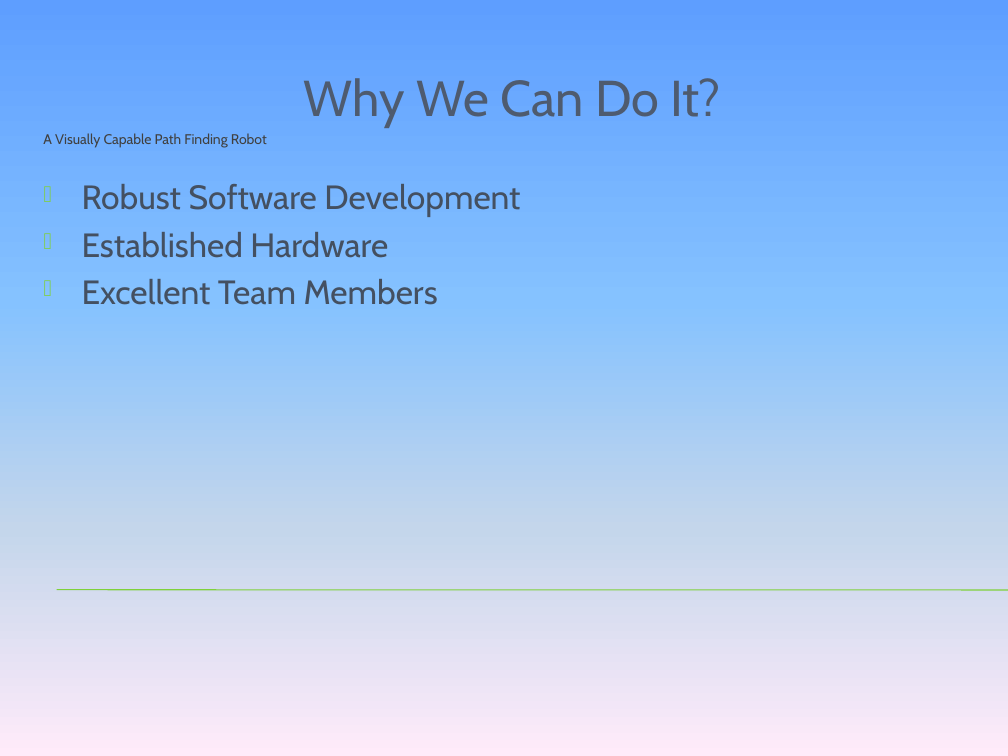
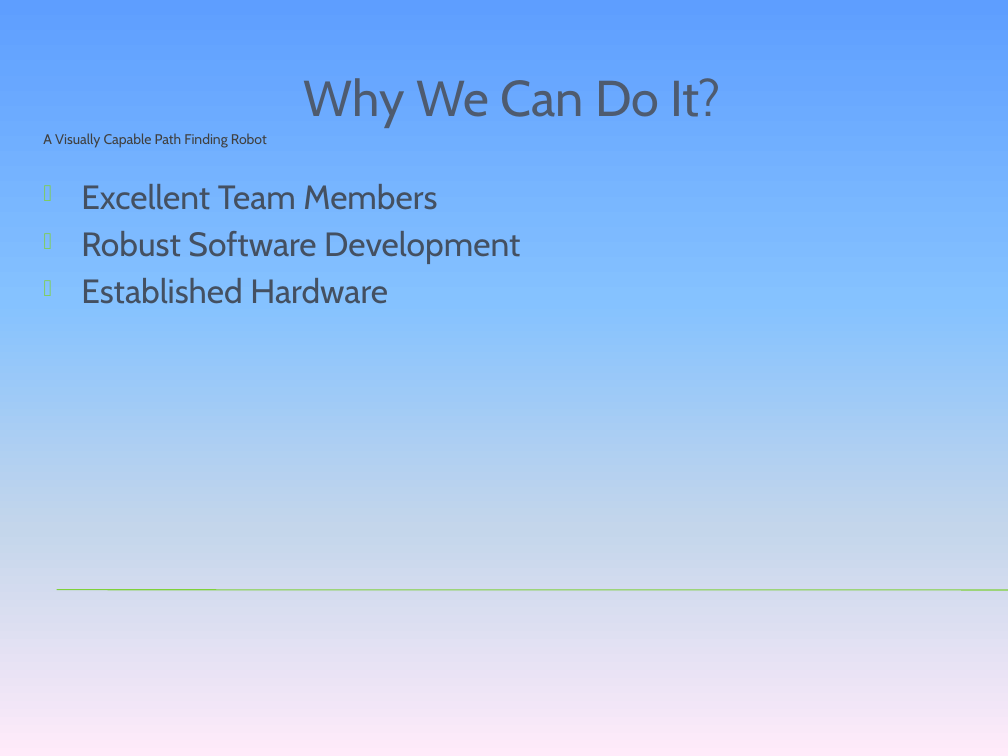
Before and after one commit to tkram01/see3po, a slide deck: slide 10 of Documents/VentureCapital.pptx (slide 7 before the commit). Drawn at 1008x756 pixels with LibreOffice and Linux fonts; fonts in the diff are those of the drawing; background and template pictures are left out. Boxes give left, top, right and bottom in pixels: in the first picture for what was removed or moved away, otherwise in the second. Text is boxed around its words. In the diff, an @@ line names an element or a change of style, - is before the commit and + after.

```diff
--- a/Documents/VentureCapital.pptx
+++ b/Documents/VentureCapital.pptx
@@ text at [81,184,437,210]: paragraph added @@
+Excellent Team Members
@@ text at [82,279,438,305]: paragraph removed @@
-Excellent Team Members
```
Also in this commit, not shown: 2 other slides changed, 12 slides added, 6 slides removed, 1 other file.
